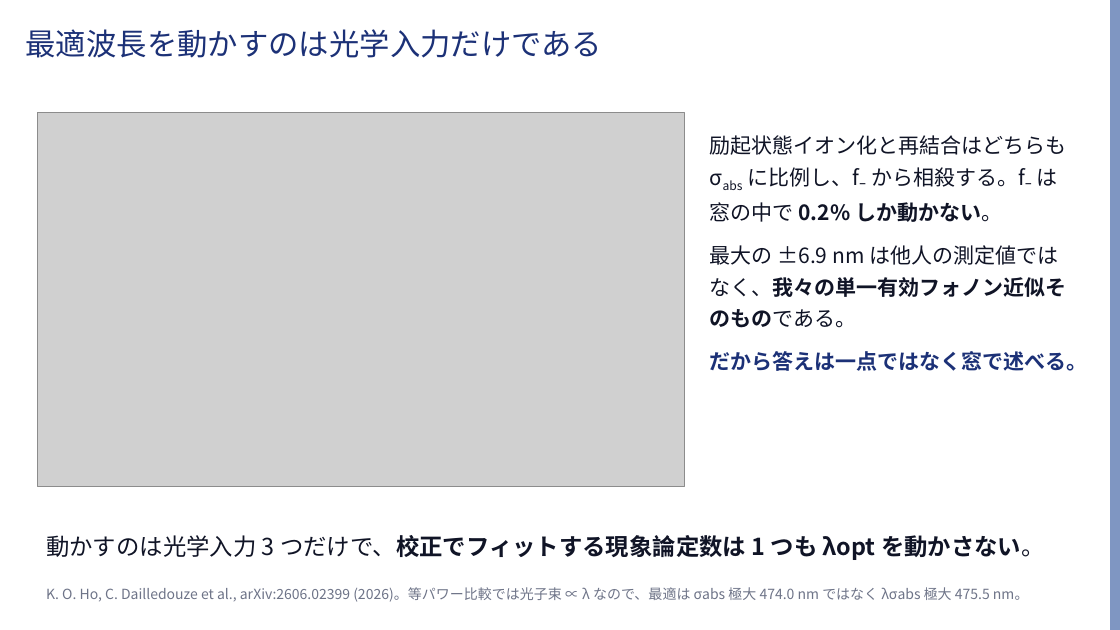
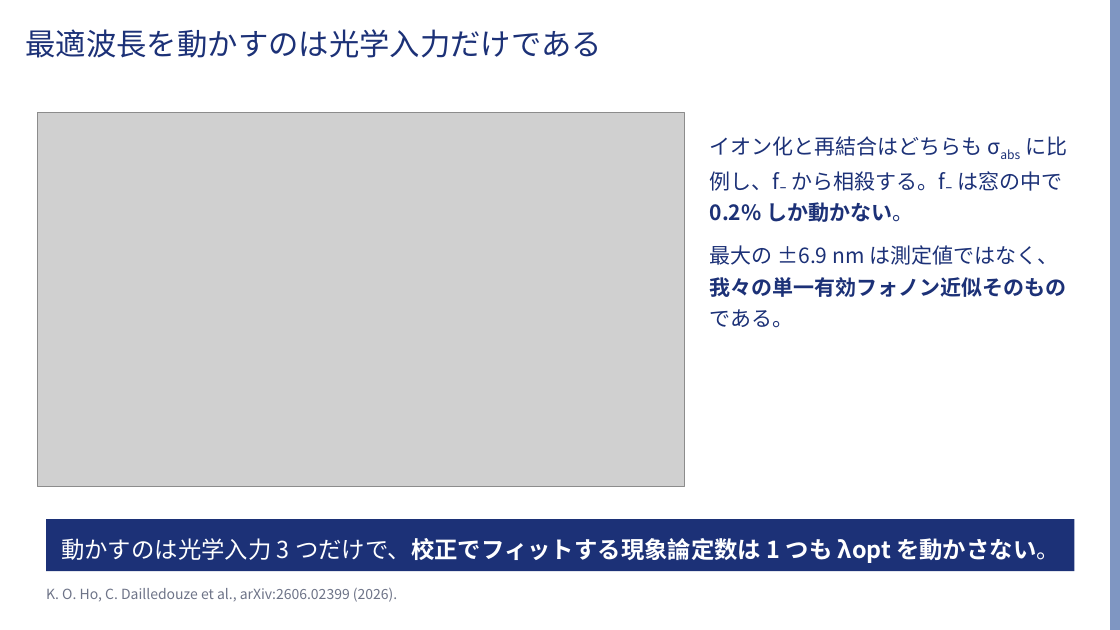
Before and after one commit to Risei412/ultra-high-pressure-ODMR, a slide deck: slide 5 of slides/odmr_473nm_talk.pptx. Drawn at 1120x630 pixels with LibreOffice and Linux fonts; fonts in the diff are those of the drawing; grey boxes stand for pictures; background and template pictures are left out. Boxes give left, top, right and bottom in pixels: in the first picture for what was removed or moved away, otherwise in the second. Text is boxed around its words. In the diff, an @@ line names an element or a change of style, - is before the commit and + after.

```diff
--- a/slides/odmr_473nm_talk.pptx
+++ b/slides/odmr_473nm_talk.pptx
@@ text at bbox=[710, 136, 1067, 328]: text changed; text colour #101426 to #1C3177 @@
-励起状態イオン化と再結合はどちらも σabs に比例し、f₋ から相殺する。f₋ は窓の中で 0.2% しか動かない。
-最大の ±6.9 nm は他人の測定値ではなく、我々の単一有効フォノン近似そのものである。
-だから答えは一点ではなく窓で述べる。
+イオン化と再結合はどちらも σabs に比例し、f₋ から相殺する。f₋ は窓の中で 0.2% しか動かない。
+最大の ±6.9 nm は測定値ではなく、我々の単一有効フォノン近似そのものである。
@@ rectangle "動かすのは光学入力 3 つだけで、校正でフィットする現象論定数は 1 つも ...": place and size @@
-rectangle "動かすのは光学入力 3 つだけで、校正でフィットする現象論定数は 1 つも ..." at bbox=[46, 535, 1045, 560]
+rectangle "動かすのは光学入力 3 つだけで、校正でフィットする現象論定数は 1 つも ..." at bbox=[46, 519, 1075, 571]
@@ rectangle "動かすのは光学入力 3 つだけで、校正でフィットする現象論定数は 1 つも ..." at bbox=[46, 519, 1075, 571]: text colour #101426 to #FFFFFF; vertical alignment top to middle; fill none to #1C3177 @@
@@ text at bbox=[46, 588, 397, 602]: text changed @@
-K. O. Ho, C. Dailledouze et al., arXiv:2606.02399 (2026)。等パワー比較では光子束 ∝ λ なので、最適は σabs 極大 474.0 nm ではなく λσabs 極大 475.5 nm。
+K. O. Ho, C. Dailledouze et al., arXiv:2606.02399 (2026).
```
Also in this commit, not shown: 7 other slides changed, 8 other files.
